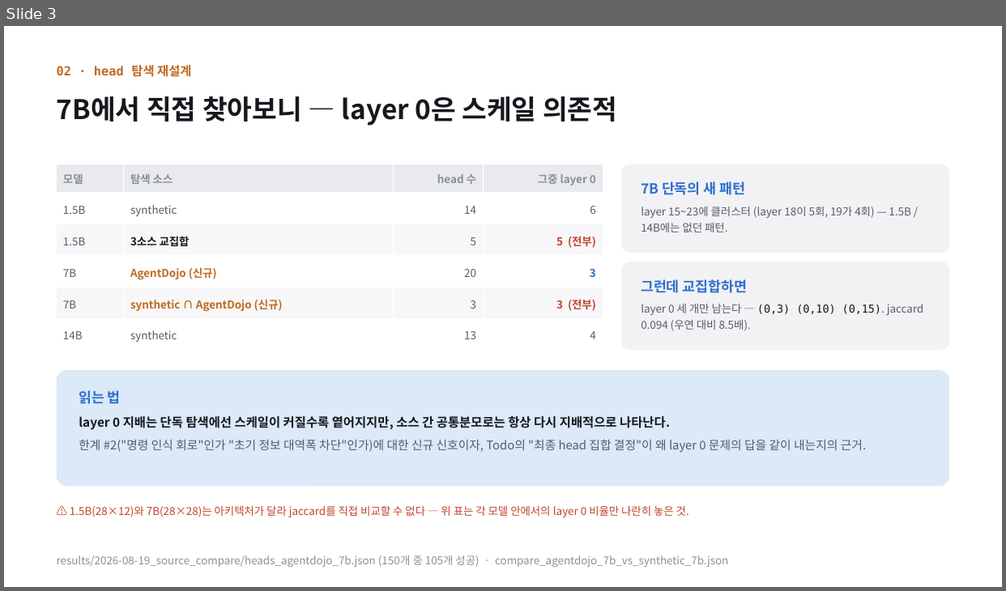
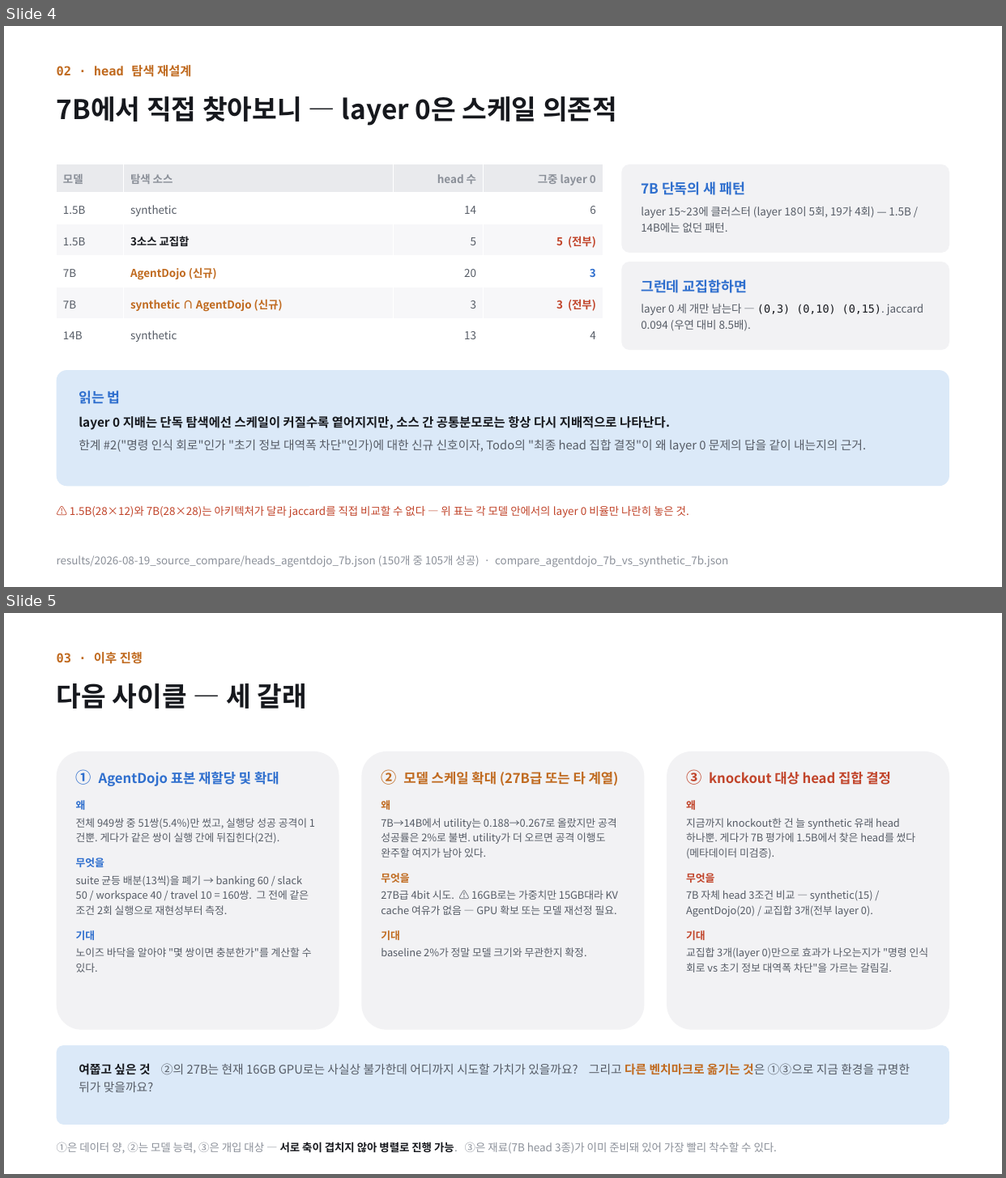
Before and after one commit to jongbin03/head_poc, a slide deck: docs/presentation/IPI_Head_Separation_PoC_2nd_addendum [26-08-19].pptx. Shown one above the other, each under a label of ours: slide 3 before the commit, slides 4 and 5 after it. The pictures are 1006x591 and 1006x1178 pixels, drawn with LibreOffice and Linux fonts; fonts in the diff are those of the drawing. Boxes give left, top, right and bottom in pixels: in the first picture for what was removed or moved away, otherwise in the second. Text is boxed around its words. In the diff, an @@ line names an element or a change of style, - is before the commit and + after.

```diff
--- a/docs/presentation/IPI_Head_Separation_PoC_2nd_addendum [26-08-19].pptx
+++ b/docs/presentation/IPI_Head_Separation_PoC_2nd_addendum [26-08-19].pptx
@@ slide 5 added at bbox=[4, 613, 1002, 1174], background #FFFFFF @@
@@ text added at bbox=[57, 652, 143, 664], 12 pt, text #C06A1F, bold @@
+03 · 이후 진행
@@ text added at bbox=[57, 683, 307, 709], 26 pt, text #16181D, bold @@
+다음 사이클 — 세 갈래
@@ rounded rectangle added at bbox=[57, 752, 339, 1030], fill #F2F2F4 @@
@@ rounded rectangle added at bbox=[362, 752, 645, 1030], fill #F2F2F4 @@
@@ rounded rectangle added at bbox=[667, 752, 949, 1030], fill #F2F2F4 @@
@@ text added at bbox=[76, 769, 312, 973], 10 pt, text #565C66 @@
+① AgentDojo 표본 재할당 및 확대
+왜
+전체 949쌍 중 51쌍(5.4%)만 썼고, 실행당 성공 공격이 1건뿐. 게다가 같은 쌍이 실행 간에 뒤집힌다(2건).
+무엇을
+suite 균등 배분(13씩)을 폐기 → banking 60 / slack 50 / workspace 40 / travel 10 = 160쌍. 그 전에 같은 조건 2회 실행으로 재현성부터 측정.
+기대
+노이즈 바닥을 알아야 "몇 쌍이면 충분한가"를 계산할 수 있다.
@@ text added at bbox=[381, 769, 619, 957], 10 pt, text #565C66 @@
+② 모델 스케일 확대 (27B급 또는 타 계열)
+왜
+7B→14B에서 utility는 0.188→0.267로 올랐지만 공격 성공률은 2%로 불변. utility가 더 오르면 공격 이행도 완주할 여지가 남아 있다.
+무엇을
+27B급 4bit 시도. ⚠ 16GB로는 가중치만 15GB대라 KV cache 여유가 없음 — GPU 확보 또는 모델 재선정 필요.
+기대
+baseline 2%가 정말 모델 크기와 무관한지 확정.
@@ text added at bbox=[686, 769, 929, 973], 10 pt, text #565C66 @@
+③ knockout 대상 head 집합 결정
+왜
+지금까지 knockout한 건 늘 synthetic 유래 head 하나뿐. 게다가 7B 평가에 1.5B에서 찾은 head를 썼다(메타데이터 미검증).
+무엇을
+7B 자체 head 3조건 비교 — synthetic(15) / AgentDojo(20) / 교집합 3개(전부 layer 0).
+기대
+교집합 3개(layer 0)만으로 효과가 나오는지가 "명령 인식 회로 vs 초기 정보 대역폭 차단"을 가르는 갈림길.
@@ rounded rectangle added at bbox=[57, 1046, 949, 1125], fill #DBE9F8 @@
@@ text added at bbox=[79, 1063, 910, 1093], 11.5 pt, text #565C66 @@
+여쭙고 싶은 것 ②의 27B는 현재 16GB GPU로는 사실상 불가한데 어디까지 시도할 가치가 있을까요? 그리고 다른 벤치마크로 옮기는 것은 ①③으로 지금 환경을 규명한 뒤가 맞을까요?
@@ text added at bbox=[57, 1142, 777, 1154], 10.5 pt, text #8B9099 @@
+①은 데이터 양, ②는 모델 능력, ③은 개입 대상 — 서로 축이 겹치지 않아 병렬로 진행 가능. ③은 재료(7B head 3종)가 이미 준비돼 있어 가장 빨리 착수할 수 있다.
@@ what was slide 3 is now slide 4 @@
```
Also in this commit, not shown: 1 other slide added, 3 slides removed, 2 other files.
